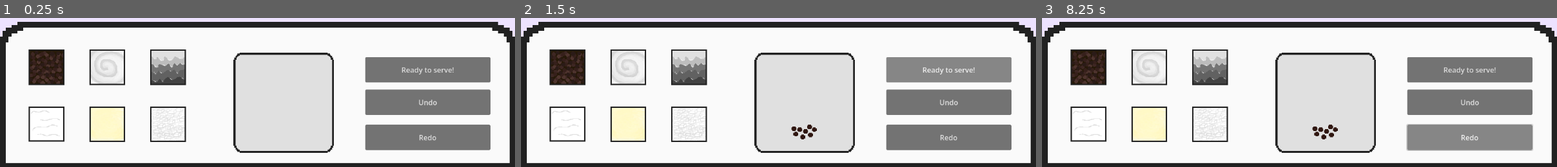
Above: before the commit, frames 1-3 (left to right).
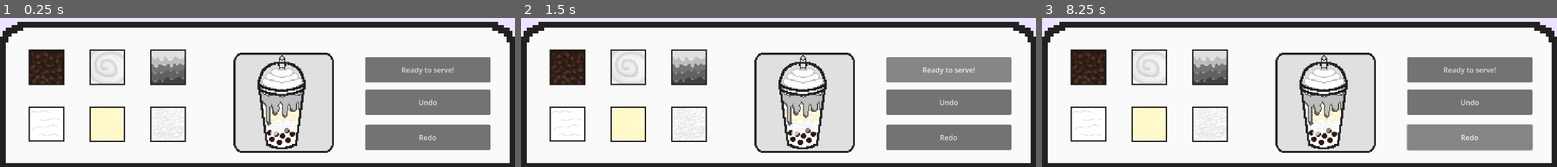
Above: after the commit, the same moments.

Repository: Crystal-153/Drink-Game
Game: Godot game, scene res://main.tscn
The game is run twice, just before and just after one commit, with the same random seed, the same clock (stepped at 60 frames per second) and the same inputs.
Inputs (mouse positions are in pixels of both pictures, inside the frame that each line leads up to):
- Up to frame 1 (0.25 s): no input
- Up to frame 2 (1.5 s): click (567, 67) at 0.5 s; click "Ready to serve!" at 1.25 s
- Up to frame 3 (8.25 s): click "Ready to serve!" at 2 s; click (1088, 123) at 2.75 s; click (1150, 67) at 3.5 s; click (1150, 123) at 4.25 s; click (1211, 67) at 5 s; click (1211, 123) at 5.75 s; click "Undo" at 6.5 s; click "Redo" at 7.25 s; tap Enter at 8 s; hold Right from 8.03 s (still down); tap Alt at 8.1 s

The runs differ from the first frame. In frame 1, 3.9% of the frame differs, in the area x 49-60%, y 25-89%; in frame 2, 4.0%; in frame 3, 4.0%.

Commit message:
I changed the texturerects in the main drink scene to 2dsprites and made the parent node a node2d

Diff:
--- /dev/null
+++ b/drink(main).tscn
@@ -0,0 +1,51 @@
+[gd_scene format=3 uid="uid://cp0gywtq0wpj1"]
+
+[ext_resource type="Texture2D" uid="uid://bc0jlge07fc3e" path="res://MainDrinkPicturesDrawings/pixil-layer-8.png" id="1_u8dwn"]
+[ext_resource type="Texture2D" uid="uid://b71apm72suxy4" path="res://MainDrinkPicturesDrawings/pixil-layer-2.png" id="2_aico8"]
+[ext_resource type="Texture2D" uid="uid://0axvu3ip8d75" path="res://MainDrinkPicturesDrawings/pixil-layer-3.png" id="3_w7esa"]
+[ext_resource type="Texture2D" uid="uid://ctxxu602fxky2" path="res://MainDrinkPicturesDrawings/pixil-layer-6.png" id="4_khk5n"]
+[ext_resource type="Texture2D" uid="uid://cofd6jh1nvgqw" path="res://MainDrinkPicturesDrawings/pixil-layer-1.png" id="5_tlu8k"]
+[ext_resource type="Texture2D" uid="uid://xc34kl0gyqld" path="res://MainDrinkPicturesDrawings/pixil-layer-4.png" id="6_susfe"]
+[ext_resource type="Texture2D" uid="uid://sut0h477y2wi" path="res://MainDrinkPicturesDrawings/pixil-layer-5.png" id="7_tnd6t"]
+[ext_resource type="Texture2D" uid="uid://timo844n2skg" path="res://MainDrinkPicturesDrawings/pixil-layer-7.png" id="8_8qayk"]
+
+[node name="Node2D" type="Node2D" unique_id=228826666]
+
+[node name="drinkOutline" type="Sprite2D" parent="." unique_id=519379090]
+z_index = 6
+texture_filter = 1
+texture = ExtResource("1_u8dwn")
+
+[node name="addedTea" type="Sprite2D" parent="." unique_id=27761852]
+z_index = 1
+texture_filter = 1
+texture = ExtResource("2_aico8")
+
+[node name="addedBoba" type="Sprite2D" parent="." unique_id=1801767537]
+z_index = 2
+texture_filter = 1
+texture = ExtResource("3_w7esa")
+
+[node name="addedWhippedCream" type="Sprite2D" parent="." unique_id=801122971]
+z_index = 2
+texture_filter = 1
+texture = ExtResource("4_khk5n")
+
+[node name="strawOutline" type="Sprite2D" parent="." unique_id=1401476181]
+texture_filter = 1
+texture = ExtResource("5_tlu8k")
+
+[node name="addedPudding" type="Sprite2D" parent="." unique_id=42326411]
+z_index = 3
+texture_filter = 1
+texture = ExtResource("6_susfe")
+
+[node name="addedJelly" type="Sprite2D" parent="." unique_id=1901733976]
+z_index = 4
+texture_filter = 1
+texture = ExtResource("7_tnd6t")
+
+[node name="addedDrizzle" type="Sprite2D" parent="." unique_id=882193955]
+z_index = 5
+texture_filter = 1
+texture = ExtResource("8_8qayk")
--- a/main.tscn
+++ b/main.tscn
@@ -3,13 +3,13 @@
 [ext_resource type="Texture2D" uid="uid://buaav1pyb6vh" path="res://CounterPicturesDrawings/pixilart-drawing.png" id="1_4c57u"]
 [ext_resource type="Script" uid="uid://fri2sqdhoukt" path="res://ingredient_boba.gd" id="2_1bvp3"]
 [ext_resource type="Texture2D" uid="uid://b7i8brr32pwkt" path="res://CounterPicturesDrawings/pixil-layer-4.png" id="2_efxa6"]
-[ext_resource type="PackedScene" uid="uid://bhrcw0d6vxqfy" path="res://scenes/main_drink.tscn" id="2_h2yge"]
 [ext_resource type="Texture2D" uid="uid://c7l7ntvhgda7h" path="res://CounterPicturesDrawings/pixil-layer-3.png" id="4_dg77c"]
 [ext_resource type="Texture2D" uid="uid://x0i50he1ows1" path="res://CounterPicturesDrawings/pixil-layer-2.png" id="5_ycdy4"]
 [ext_resource type="Texture2D" uid="uid://c4entan1sw5t4" path="res://CounterPicturesDrawings/pixil-layer-1.png" id="6_w48qg"]
 [ext_resource type="Texture2D" uid="uid://usbfwphnvdv3" path="res://CounterPicturesDrawings/pixil-layer-5.png" id="7_vivmo"]
 [ext_resource type="Texture2D" uid="uid://hv20qf56sdne" path="res://CounterPicturesDrawings/pixil-layer-0.png" id="8_2cqfq"]
 [ext_resource type="Texture2D" uid="uid://dega7jp5e30tg" path="res://MainDrinkPicturesDrawings/pixil-layer-0.png" id="9_yaehf"]
+[ext_resource type="PackedScene" uid="uid://cp0gywtq0wpj1" path="res://drink(main).tscn" id="10_4c57u"]
 
 [node name="Node" type="Node" unique_id=1421395882]
 
@@ -118,9 +118,8 @@
 offset_bottom = 610.0
 text = "Redo"
 
-[node name="mainDrink" parent="." unique_id=1457769839 instance=ExtResource("2_h2yge")]
-position = Vector2(527.00006, 393.99997)
-scale = Vector2(2.1699996, 2.0599995)
+[node name="Node2D" parent="." unique_id=228826666 instance=ExtResource("10_4c57u")]
+position = Vector2(631, 498)
+scale = Vector2(2.4, 2.4)
 
-[connection signal="add_Boba" from="ingredientBoba" to="mainDrink" method="_on_ingredient_boba_add_boba"]
 [connection signal="pressed" from="ingredientBoba" to="ingredientBoba" method="_on_pressed"]
